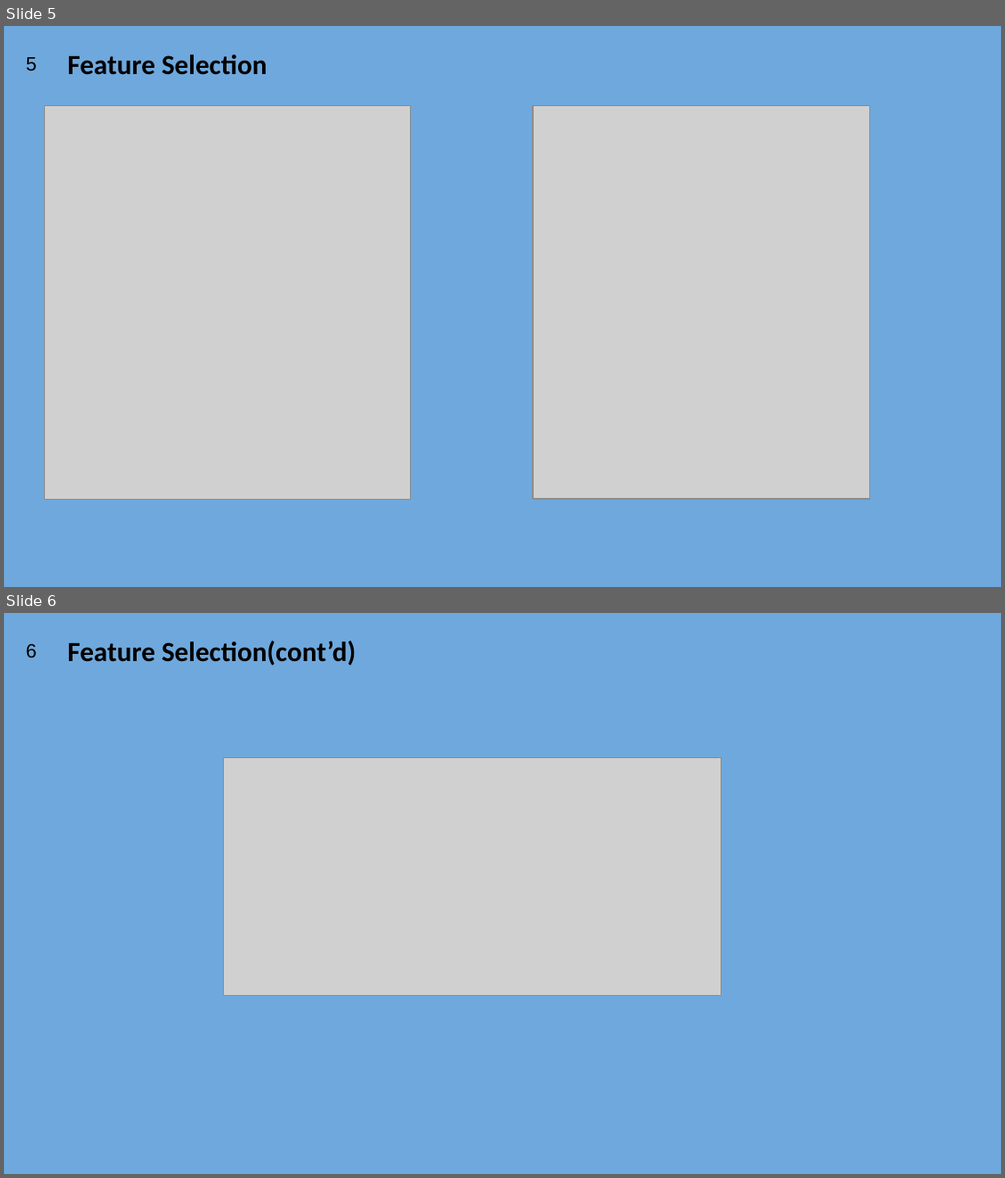
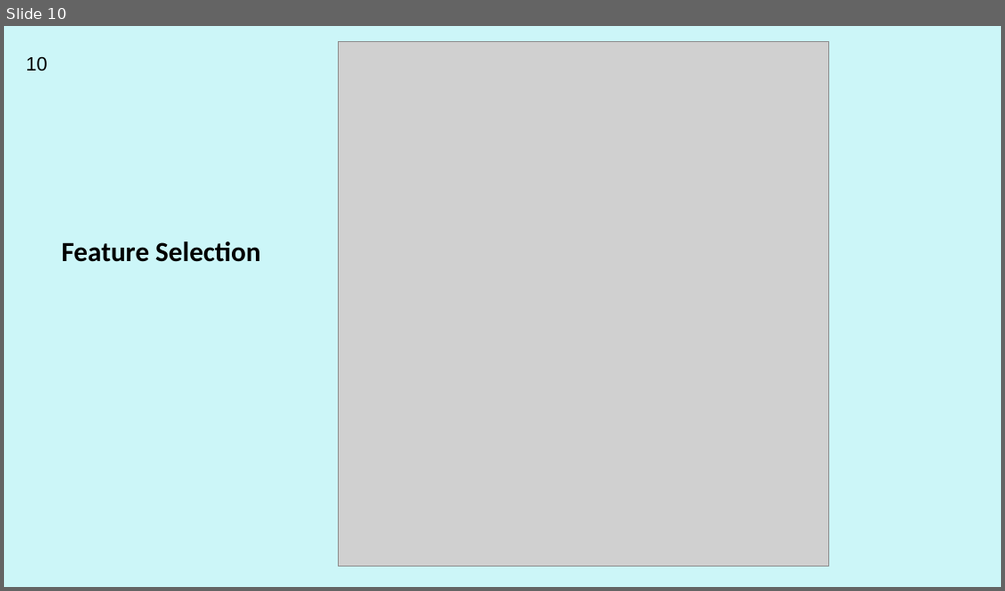
Before and after one commit to bugseerdogan/CSE4095S17_Group3, a slide deck: CSE4095S17_Group3.pptx. Shown one above the other, each under a label of ours: slides 5 and 6 before the commit, slide 10 after it. The pictures are 1005x1178 and 1005x591 pixels, drawn with LibreOffice and Linux fonts; fonts in the diff are those of the drawing; grey boxes stand for pictures. Boxes give left, top, right and bottom in pixels: in the first picture for what was removed or moved away, otherwise in the second. Text is boxed around its words. In the diff, an @@ line names an element or a change of style, - is before the commit and + after.

```diff
--- a/CSE4095S17_Group3.pptx
+++ b/CSE4095S17_Group3.pptx
@@ slide 6 removed at (x1=4, y1=613, x2=1001, y2=1174), background #6FA8DC @@
@@ page number removed at (x1=26, y1=644, x2=37, y2=658) @@
-6
@@ text removed at (x1=67, y1=641, x2=356, y2=666) @@
-Feature Selection(cont’d)
@@ picture removed at (x1=223, y1=757, x2=720, y2=996) @@
@@ what was slide 5 is now slide 10 @@
@@ slide 10 changed as well @@
@@ background #6FA8DC to #CCF6F8 @@
@@ picture added at (x1=338, y1=42, x2=828, y2=566) @@
@@ page number at (x1=26, y1=56, x2=48, y2=71): text changed @@
-5
+10
@@ picture removed at (x1=44, y1=106, x2=411, y2=499) @@
@@ picture removed at (x1=533, y1=106, x2=869, y2=499) @@
@@ text "Feature Selection" moved from (x1=67, y1=54, x2=267, y2=75) to (x1=62, y1=241, x2=260, y2=262) @@
```
Also in this commit, not shown: 7 other slides changed, 12 slides added, 2 other slides removed.
